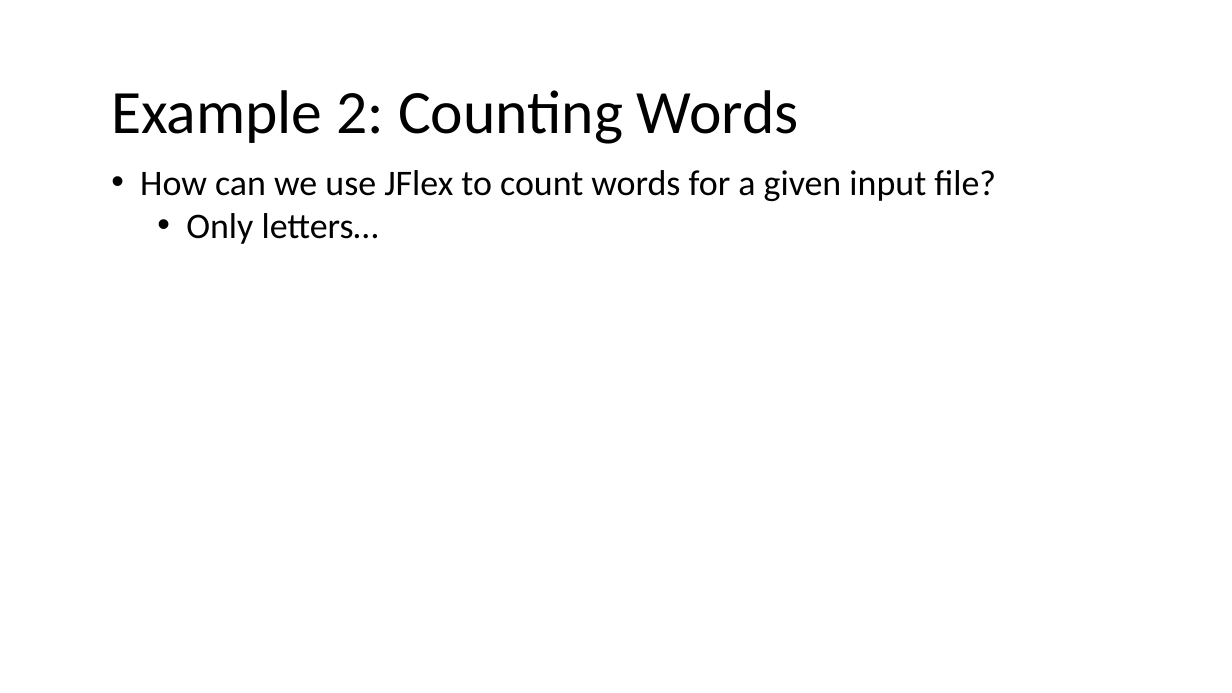
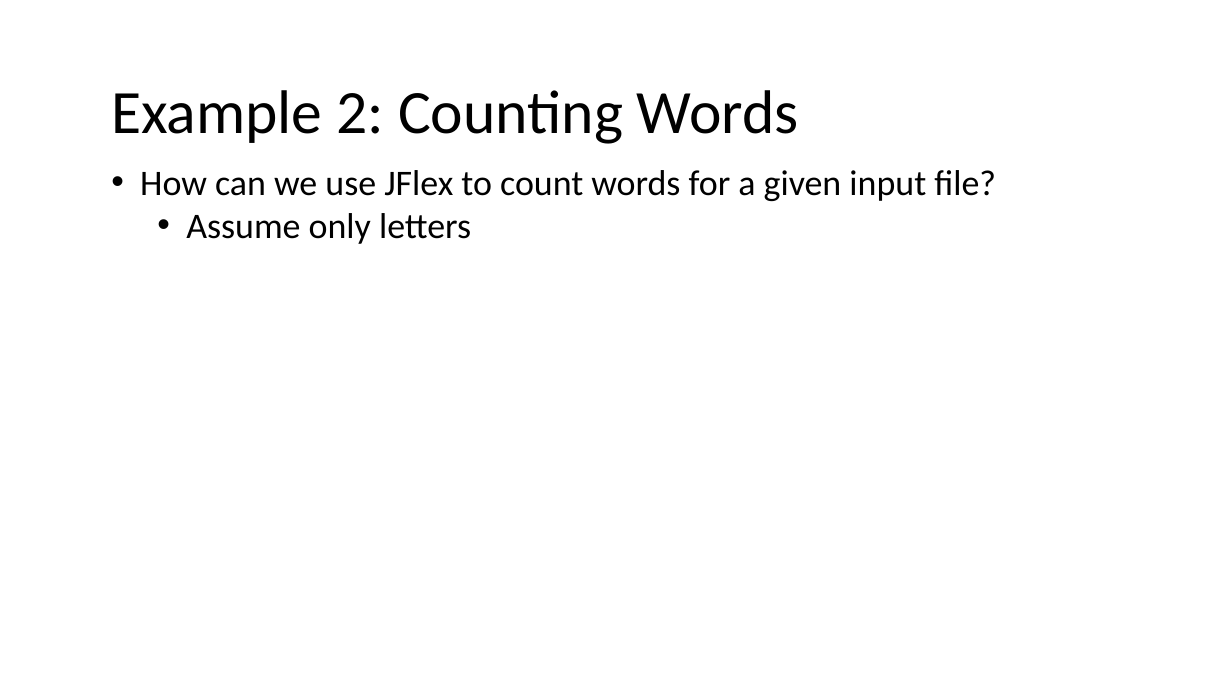
Before and after one commit to nivshani/compilation, a slide deck: slide 101 of slides/lexical_analysis.pptx. Drawn at 1232x693 pixels with LibreOffice and Linux fonts; fonts in the diff are those of the drawing. Boxes give left, top, right and bottom in pixels: in the first picture for what was removed or moved away, otherwise in the second. Text is boxed around its words. In the diff, an @@ line names an element or a change of style, - is before the commit and + after.

```diff
--- a/slides/lexical_analysis.pptx
+++ b/slides/lexical_analysis.pptx
@@ text at box(186, 213, 471, 244): text changed @@
-  • Only letters…
+  • Assume only letters
```
Also in this commit, not shown: 17 other slides changed, 1 slide added, 1 other file.
